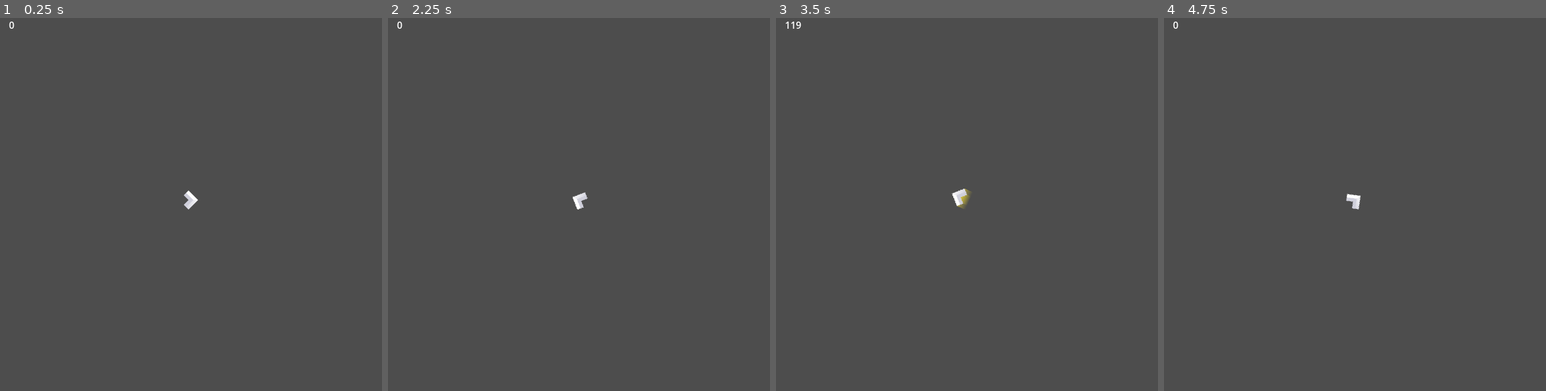
Above: before the commit, frames 1-4 (left to right).
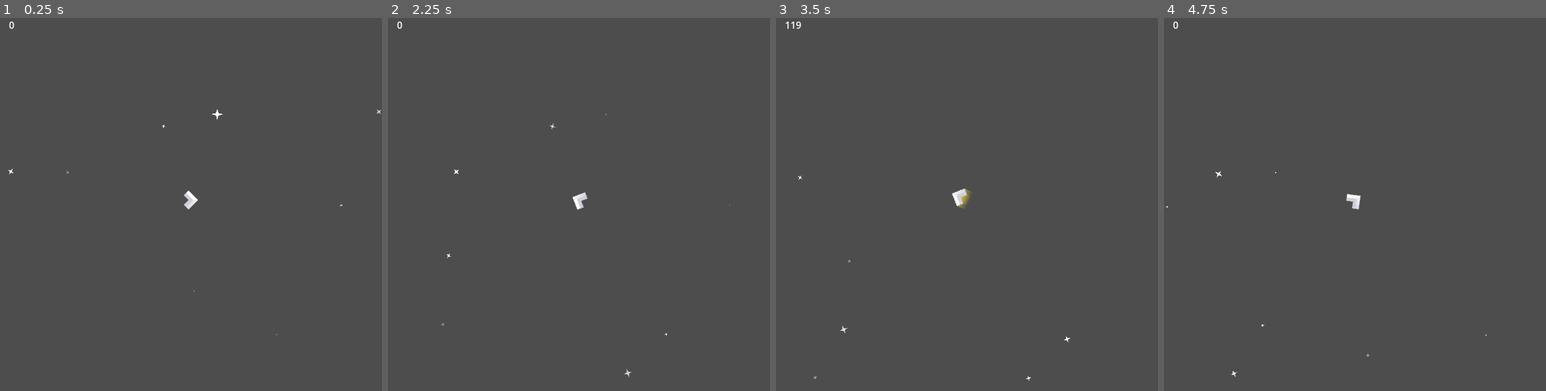
Above: after the commit, the same moments.

Repository: williamthome/backspace
Game: Godot game, scene res://scene/level/main/main_level.tscn
The game is run twice, just before and just after one commit, with the same random seed, the same clock (stepped at 60 frames per second) and the same inputs.
Inputs:
- Up to frame 1 (0.25 s): no input
- Up to frame 2 (2.25 s): tap Enter at 0.5 s; hold Right (rotate_right) 0.53-1.28 s; hold Down (decelerate) 0.53-1.28 s; hold Left (rotate_left) 1.28-2.03 s; tap Down (decelerate) at 1.35 s; hold Right (rotate_right) from 2.03 s (still down); hold Down (decelerate) from 2.03 s (still down)
- Up to frame 3 (3.5 s): release Right (rotate_right) at 2.78 s; release Down (decelerate) at 2.78 s; hold Up (accelerate) from 2.78 s (still down); tap Down (decelerate) at 2.85 s
- Up to frame 4 (4.75 s): release Up (accelerate) at 3.53 s; hold Down (decelerate) 3.53-4.28 s; hold Left (rotate_left) from 3.53 s (still down); tap Down (decelerate) at 4.35 s

The runs differ from the first frame. In frame 1, less than 0.1% of the frame differs, in the area x 2-100%, y 24-85%; in frame 2, less than 0.1%; in frame 3, less than 0.1%; in frame 4, less than 0.1%.

Commit message:
feat: stars background

Diff:
--- a/scene/level/main/main_level.tscn
+++ b/scene/level/main/main_level.tscn
@@ -1,10 +1,44 @@
-[gd_scene load_steps=3 format=3 uid="uid://cdwh0v4p86yv6"]
+[gd_scene load_steps=6 format=3 uid="uid://cdwh0v4p86yv6"]
 
 [ext_resource type="PackedScene" uid="uid://h4sj4anpxqqh" path="res://scene/player/player.tscn" id="1_fitj3"]
 [ext_resource type="Script" path="res://scene/level/main/main_level.gd" id="1_iafu6"]
+[ext_resource type="Texture2D" uid="uid://dvc8o56bumrur" path="res://assets/star_medium.png" id="2_6afnw"]
+
+[sub_resource type="Curve" id="Curve_xux4v"]
+_data = [Vector2(0, 0), 0.0, 0.0, 0, 0, Vector2(0.25, 1), 0.0, 0.0, 0, 0, Vector2(0.5, 0), 0.0, 0.0, 0, 0, Vector2(0.75, 1), 0.0, 0.0, 0, 0, Vector2(1, 0), 0.0, 0.0, 0, 0]
+point_count = 5
+
+[sub_resource type="Gradient" id="Gradient_qc6vn"]
+offsets = PackedFloat32Array(0, 0.30855, 0.542751, 0.758364, 1)
+colors = PackedColorArray(1, 1, 1, 0, 1, 1, 1, 1, 1, 1, 1, 1, 1, 1, 1, 1, 1, 1, 1, 0)
 
 [node name="MainLevel" type="Node"]
 script = ExtResource("1_iafu6")
+
+[node name="ParallaxBackground" type="ParallaxBackground" parent="."]
+
+[node name="ParallaxLayer" type="ParallaxLayer" parent="ParallaxBackground"]
+motion_mirroring = Vector2(640, 640)
+
+[node name="CPUParticles2D" type="CPUParticles2D" parent="ParallaxBackground/ParallaxLayer"]
+position = Vector2(320, 320)
+amount = 10
+lifetime = 10.0
+preprocess = 10.0
+local_coords = true
+texture = ExtResource("2_6afnw")
+emission_shape = 3
+emission_rect_extents = Vector2(320, 320)
+particle_flag_align_y = true
+gravity = Vector2(0, 0)
+initial_velocity_min = 0.5
+initial_velocity_max = 1.0
+angular_velocity_min = 1.0
+angular_velocity_max = 50.0
+scale_amount_min = 0.1
+scale_amount_max = 0.5
+scale_amount_curve = SubResource("Curve_xux4v")
+color_ramp = SubResource("Gradient_qc6vn")
 
 [node name="CanvasLayer" type="CanvasLayer" parent="."]
 
Binary file added: assets/star_medium.png
Not shown, added: assets/star_medium.png.import
